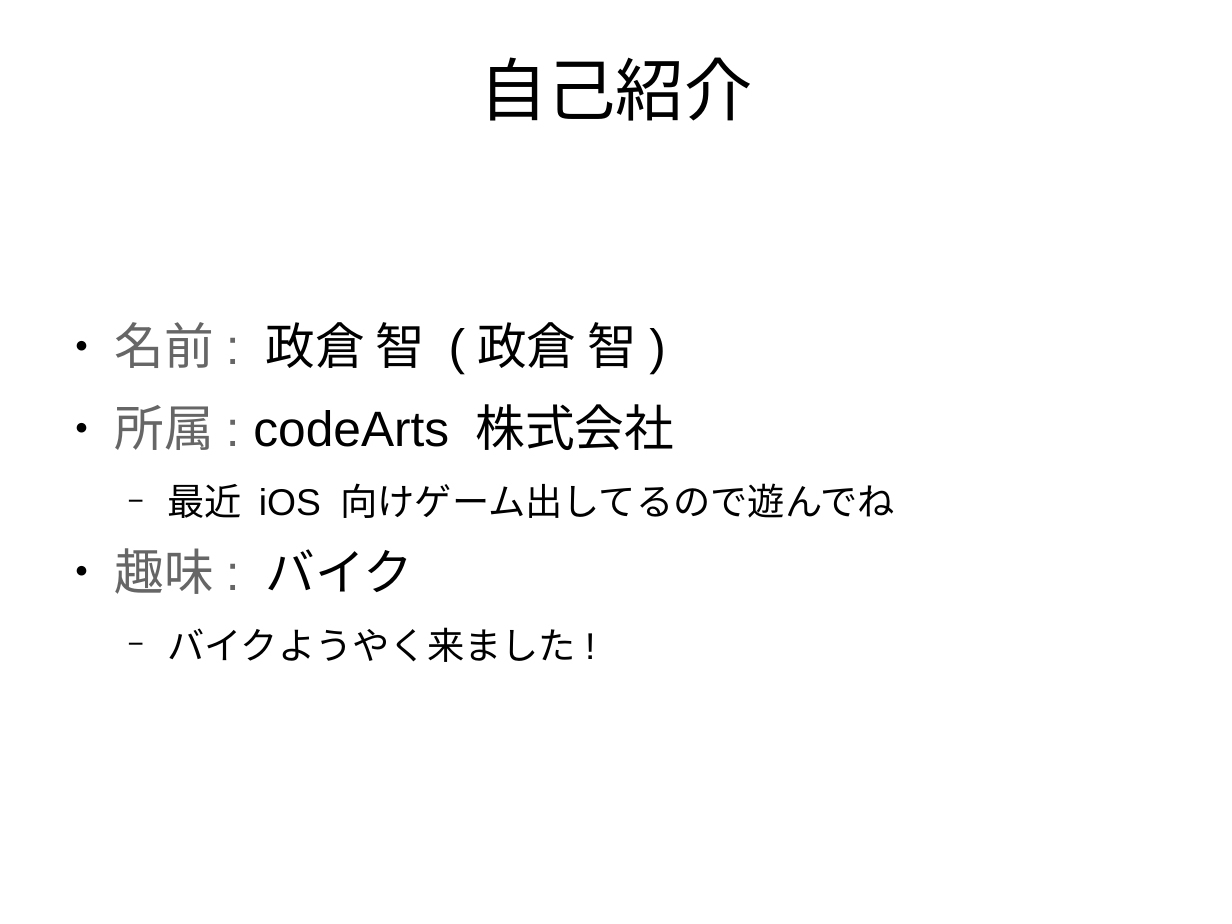
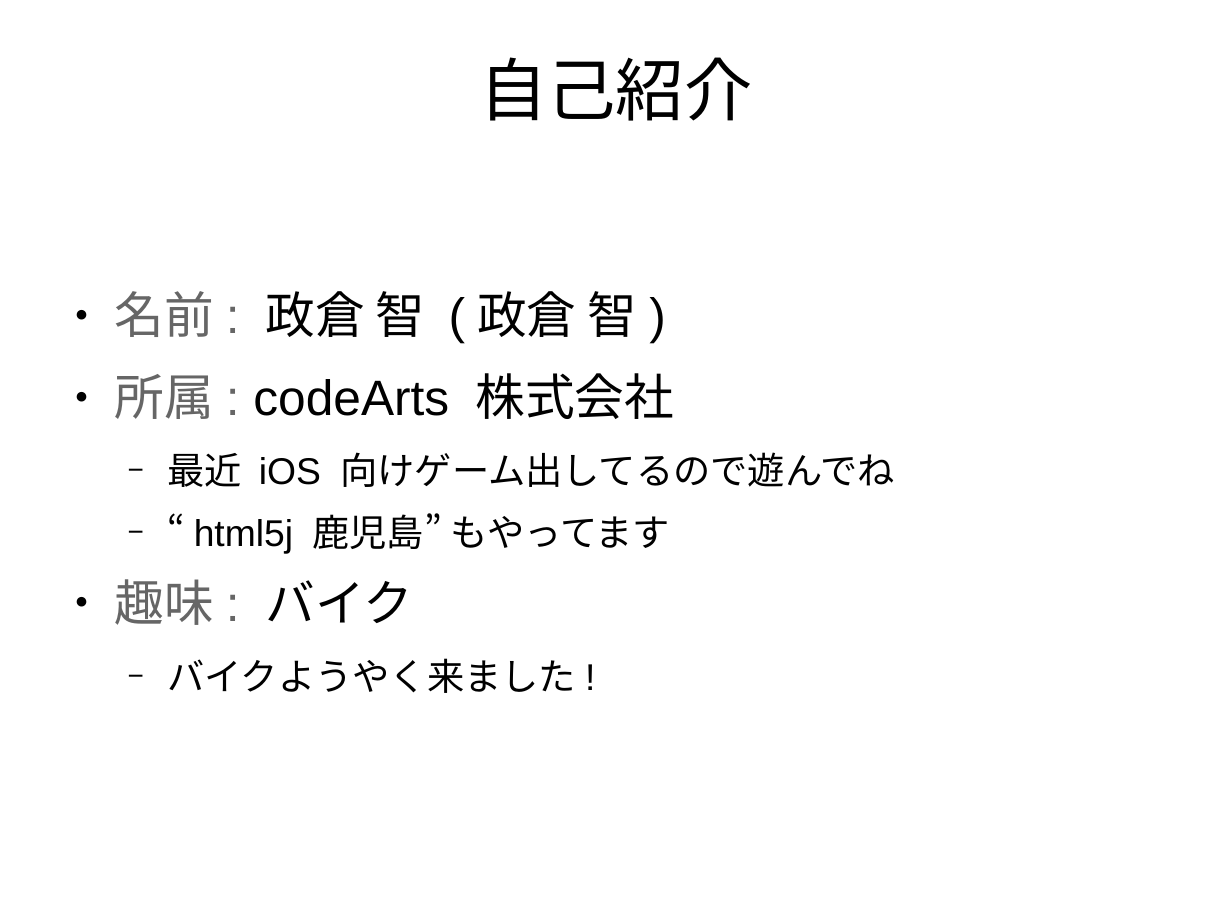
Before and after one commit to masakura/slides, a slide deck: slide 2 of wbk#1509/wvs.odp. Drawn at 1232x924 pixels with LibreOffice and Linux fonts; fonts in the diff are those of the drawing; background and template pictures are left out. Boxes give left, top, right and bottom in pixels: in the first picture for what was removed or moved away, otherwise in the second. Text is boxed around its words. In the diff, an @@ line names an element or a change of style, - is before the commit and + after.

Commit message:
発表スライド最終版をコミット

```diff
--- a/wbk#1509/wvs.odp
+++ b/wbk#1509/wvs.odp
@@ text at (194,513,670,554): paragraph added @@
+  − “html5j 鹿児島” もやってます
```
